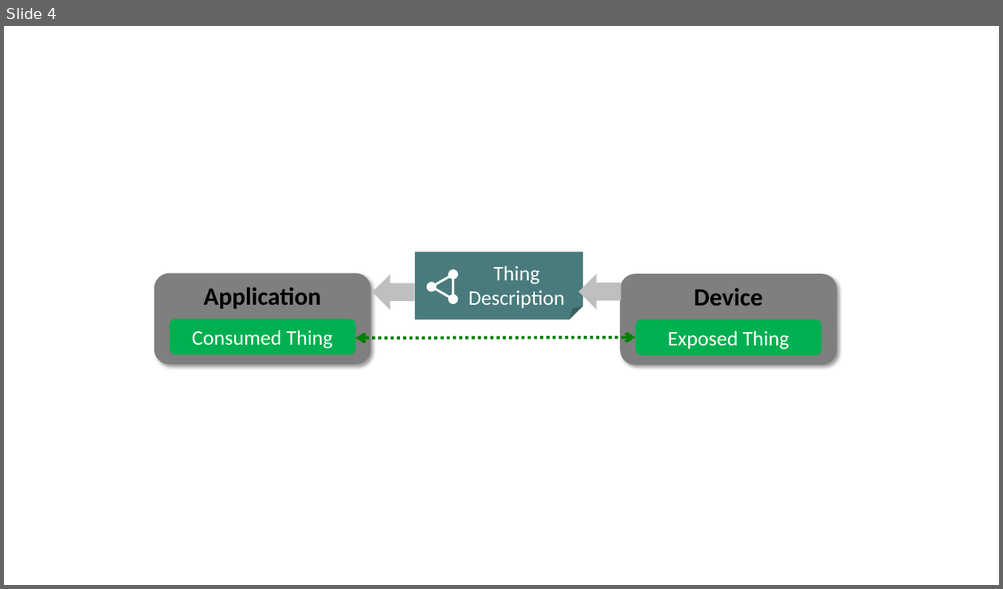
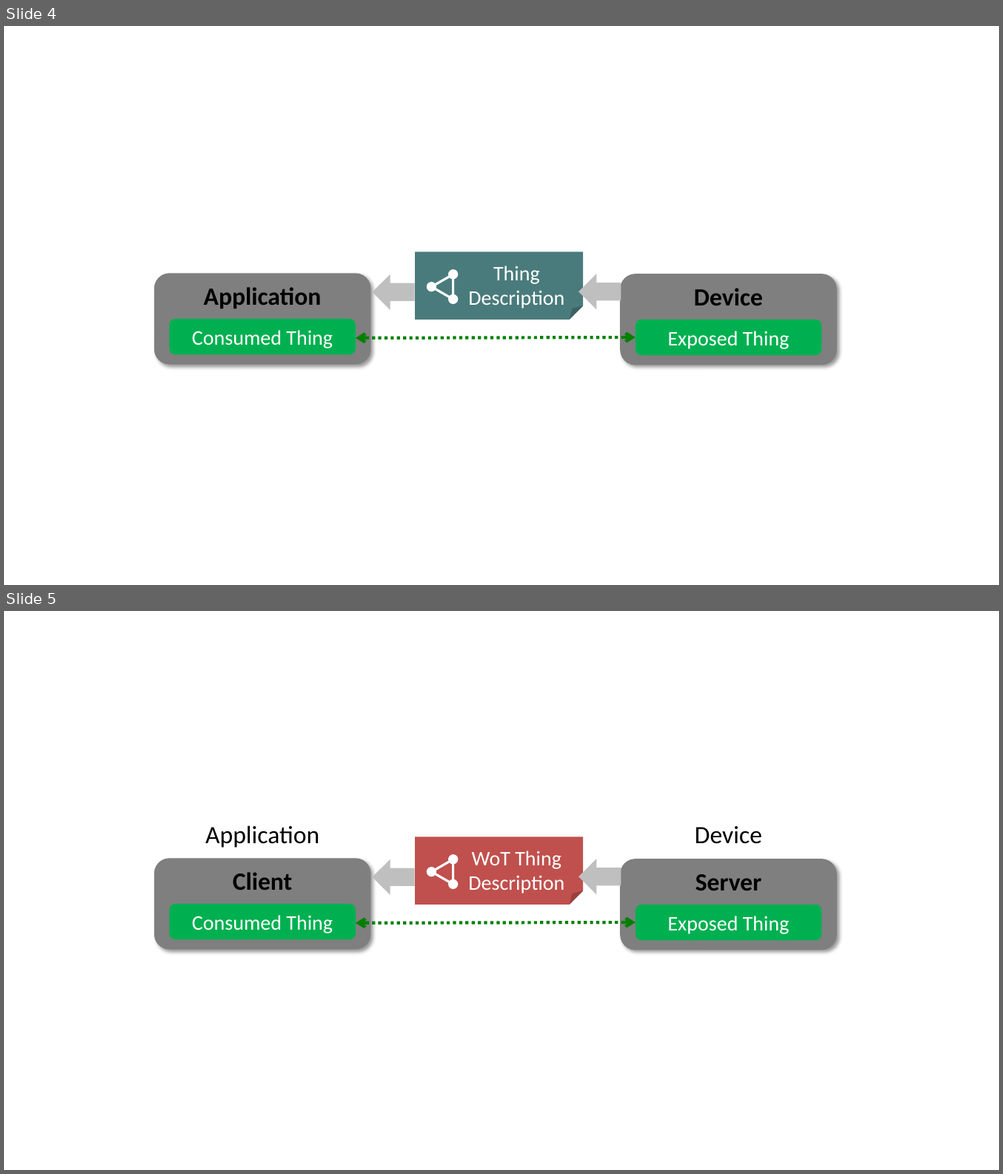
Before and after one commit to w3c/wot-architecture, a slide deck: images/arch-high-level-alt.pptx. Shown one above the other, each under a label of ours: slide 4 before the commit, slides 4 and 5 after it. The pictures are 1003x589 and 1003x1174 pixels, drawn with LibreOffice and Linux fonts; fonts in the diff are those of the drawing. Boxes give left, top, right and bottom in pixels: in the first picture for what was removed or moved away, otherwise in the second. Text is boxed around its words. In the diff, an @@ line names an element or a change of style, - is before the commit and + after.

```diff
--- a/images/arch-high-level-alt.pptx
+++ b/images/arch-high-level-alt.pptx
@@ slide 5 added at (x1=4, y1=611, x2=999, y2=1170), background #FFFFFF @@
@@ text added at (x1=205, y1=826, x2=319, y2=848), 24 pt, text #000000 @@
+Application
@@ text added at (x1=694, y1=826, x2=762, y2=844), 24 pt, text #000000 @@
+Device
@@ rounded rectangle added at (x1=154, y1=859, x2=370, y2=950), fill #7F7F7F, 24 pt, text #000000, bold @@
+Client
@@ down arrow added at (x1=373, y1=860, x2=415, y2=896), fill #BFBFBF @@
@@ down arrow added at (x1=578, y1=859, x2=620, y2=895), fill #BFBFBF @@
@@ rounded rectangle added at (x1=620, y1=859, x2=836, y2=950), fill #7F7F7F, 24 pt, text #000000, bold @@
+Server
@@ group added at (x1=415, y1=837, x2=583, y2=905): 3 ellipses, 1 folded corner, 1 triangle @@
+WoT Thing
+Description
@@ rounded rectangle added at (x1=170, y1=904, x2=356, y2=940), fill #00B050, 20 pt, text #FFFFFF @@
+Consumed Thing
@@ rounded rectangle added at (x1=635, y1=905, x2=822, y2=941), fill #00B050, 20 pt, text #FFFFFF @@
+Exposed Thing
@@ double arrow added from (356, 923) to (635, 923), #008000 3 pt dashed @@
```
Also in this commit, not shown: 1 other slide added, 2 other files.
